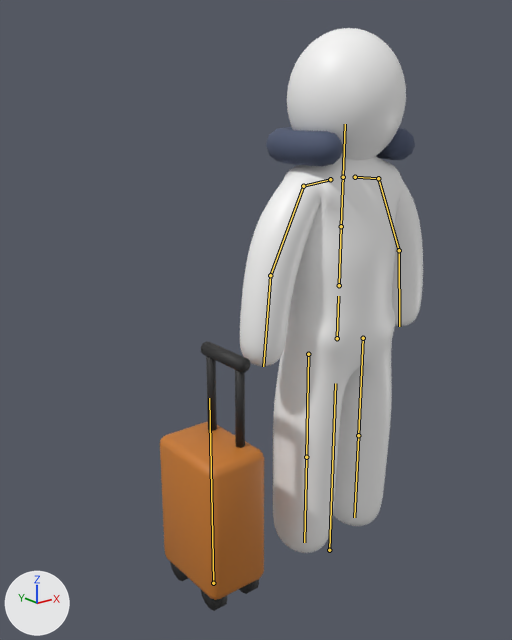
Two versions of the FBX model assets/cp_character_rigged.fbx, one commit apart.
Both versions are drawn from a 50 mm camera at (-0.835, -0.819, 0.822) aimed at (-0.027, 0.19, 0.418). Lighting does not change. The marker at lower left points along +X, +Y and +Z. The older version comes first. The bones that change, and the others that lie on the model, are drawn over the model as lines.

Names of what the first picture shows: 'CP_Character', 'PR_Carrier'.
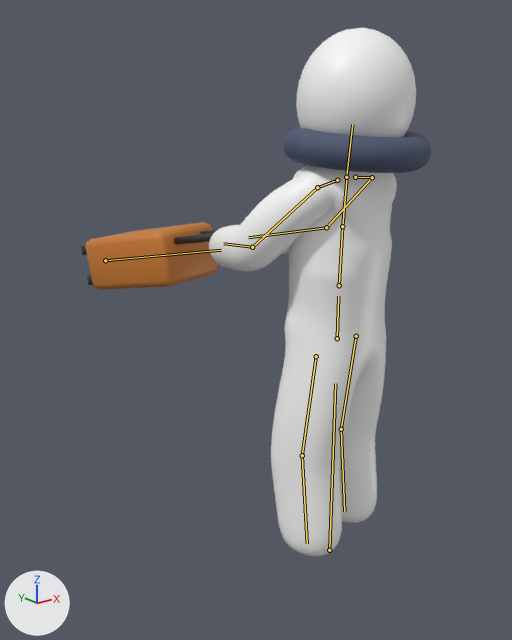
The newer file adds an action. The first version stands in its rest pose; the second is drawn at frame 8 of the action 'CP_CarrierTornado_Loop'.

The change, as a list of edits to the scene's bpy script:
```text
Change bone_hips:
    where bone_hips = bpy.data.objects['CP_Rig'].pose.bones['Hips']  # child of 'Root'
    bone_hips.rotation_quaternion: (1.0, 0.0, 0.0, 0.0) -> (-0.121, 0.0, 0.993, 0.0)  # degrees (0, 0, 0) -> degrees (0, -166, 0)
Change bone_spine:
    where bone_spine = bpy.data.objects['CP_Rig'].pose.bones['Spine']  # child of 'Hips'
    bone_spine.rotation_quaternion: (1.0, 0.0, 0.0, 0.0) -> (1.0, -0.014, 0.0, 0.0)  # degrees (0, 0, 0) -> degrees (-2, 0, 0)
Change bone_chest:
    where bone_chest = bpy.data.objects['CP_Rig'].pose.bones['Chest']  # child of 'Spine'
    bone_chest.rotation_quaternion: (1.0, 0.0, 0.0, 0.0) -> (1.0, -0.012, 0.0, 0.0)  # degrees (0, 0, 0) -> degrees (-1, 0, 0)
Change bone_head:
    where bone_head = bpy.data.objects['CP_Rig'].pose.bones['Head']  # child of 'Chest'
    bone_head.rotation_quaternion: (1.0, 0.0, 0.0, 0.0) -> (1.0, -0.017, 0.0, 0.0)  # degrees (0, 0, 0) -> degrees (-2, 0, 0)
Change bone_upperarm_l:
    where bone_upperarm_l = bpy.data.objects['CP_Rig'].pose.bones['UpperArm.L']  # child of 'Shoulder.L'
    bone_upperarm_l.rotation_quaternion: (1.0, 0.0, 0.0, 0.0) -> (0.925, -0.367, -0.085, -0.053)  # degrees (0, 0, 0) -> degrees (-43, -11, -2)
Change bone_lowerarm_l:
    where bone_lowerarm_l = bpy.data.objects['CP_Rig'].pose.bones['LowerArm.L']  # child of 'UpperArm.L'
    bone_lowerarm_l.rotation_quaternion: (1.0, 0.0, 0.0, 0.0) -> (0.943, -0.297, 0.023, 0.15)  # degrees (0, 0, 0) -> degrees (-34, 8, 16)
Change bone_upperarm_r:
    where bone_upperarm_r = bpy.data.objects['CP_Rig'].pose.bones['UpperArm.R']  # child of 'Shoulder.R'
    bone_upperarm_r.rotation_quaternion: (1.0, 0.0, 0.0, 0.0) -> (0.925, -0.367, 0.085, 0.053)  # degrees (0, 0, 0) -> degrees (-43, 11, 2)
Change bone_lowerarm_r:
    where bone_lowerarm_r = bpy.data.objects['CP_Rig'].pose.bones['LowerArm.R']  # child of 'UpperArm.R'
    bone_lowerarm_r.rotation_quaternion: (1.0, 0.0, 0.0, 0.0) -> (0.943, -0.297, -0.023, -0.15)  # degrees (0, 0, 0) -> degrees (-34, -8, -16)
Change bone_upperleg_l:
    where bone_upperleg_l = bpy.data.objects['CP_Rig'].pose.bones['UpperLeg.L']  # child of 'Hips'
    bone_upperleg_l.rotation_quaternion: (1.0, 0.0, 0.0, 0.0) -> (0.998, -0.061, 0.0, 0.0)  # degrees (0, 0, 0) -> degrees (-7, 0, 0)
Change bone_lowerleg_l:
    where bone_lowerleg_l = bpy.data.objects['CP_Rig'].pose.bones['LowerLeg.L']  # child of 'UpperLeg.L'
    bone_lowerleg_l.rotation_quaternion: (1.0, 0.0, 0.0, 0.0) -> (0.995, 0.105, 0.0, 0.0)  # degrees (0, 0, 0) -> degrees (12, 0, 0)
Change bone_upperleg_r:
    where bone_upperleg_r = bpy.data.objects['CP_Rig'].pose.bones['UpperLeg.R']  # child of 'Hips'
    bone_upperleg_r.rotation_quaternion: (1.0, 0.0, 0.0, 0.0) -> (0.998, -0.061, 0.0, 0.0)  # degrees (0, 0, 0) -> degrees (-7, 0, 0)
Change bone_lowerleg_r:
    where bone_lowerleg_r = bpy.data.objects['CP_Rig'].pose.bones['LowerLeg.R']  # child of 'UpperLeg.R'
    bone_lowerleg_r.rotation_quaternion: (1.0, 0.0, 0.0, 0.0) -> (0.995, 0.105, 0.0, 0.0)  # degrees (0, 0, 0) -> degrees (12, 0, 0)
Change bone_prop_case:
    where bone_prop_case = bpy.data.objects['CP_Rig'].pose.bones['Prop.Case']  # child of 'Root'
    bone_prop_case.location: (0.0, 0.0, 0.0) -> (0.121, 0.444, -0.568)
    bone_prop_case.rotation_quaternion: (1.0, 0.0, 0.0, 0.0) -> (0.476, 0.501, 0.607, 0.392)  # degrees (0, 0, 0) -> degrees (104, 11, 93)
```

Pixel boxes [x1, y1, x2, y2] of what changed, in the pictures (512 x 640 px):
'CP_Character', posed (22% wider)
    before: [240, 28, 423, 553]
    after: [209, 28, 432, 556]
'PR_Carrier', posed
    before: [160, 341, 264, 611]
    after: [81, 222, 218, 290]
bone 'Spine', root to tip
    before: (339, 285) to (341, 226)
    after: (339, 285) to (342, 226)
bone 'Chest', root to tip
    before: (341, 226) to (343, 175)
    after: (342, 226) to (347, 176)
bone 'Head', root to tip
    before: (343, 177) to (345, 124)
    after: (346, 177) to (352, 124)
bone 'UpperArm.L', root to tip
    before: (378, 178) to (399, 250)
    after: (317, 187) to (252, 247)
bone 'LowerArm.L', root to tip
    before: (399, 250) to (399, 326)
    after: (252, 247) to (223, 243)
bone 'UpperArm.R', root to tip
    before: (303, 186) to (270, 275)
    after: (372, 177) to (326, 227)
bone 'LowerArm.R', root to tip
    before: (270, 275) to (263, 366)
    after: (326, 227) to (248, 237)
bone 'UpperLeg.L', root to tip
    before: (363, 338) to (358, 435)
    after: (316, 356) to (302, 455)
bone 'LowerLeg.L', root to tip
    before: (358, 435) to (354, 517)
    after: (302, 455) to (307, 543)
bone 'UpperLeg.R', root to tip
    before: (308, 354) to (306, 457)
    after: (356, 336) to (341, 429)
bone 'LowerLeg.R', root to tip
    before: (306, 457) to (304, 542)
    after: (341, 429) to (344, 511)
bone 'Prop.Case', root to tip
    before: (213, 583) to (209, 398)
    after: (105, 260) to (221, 250)
